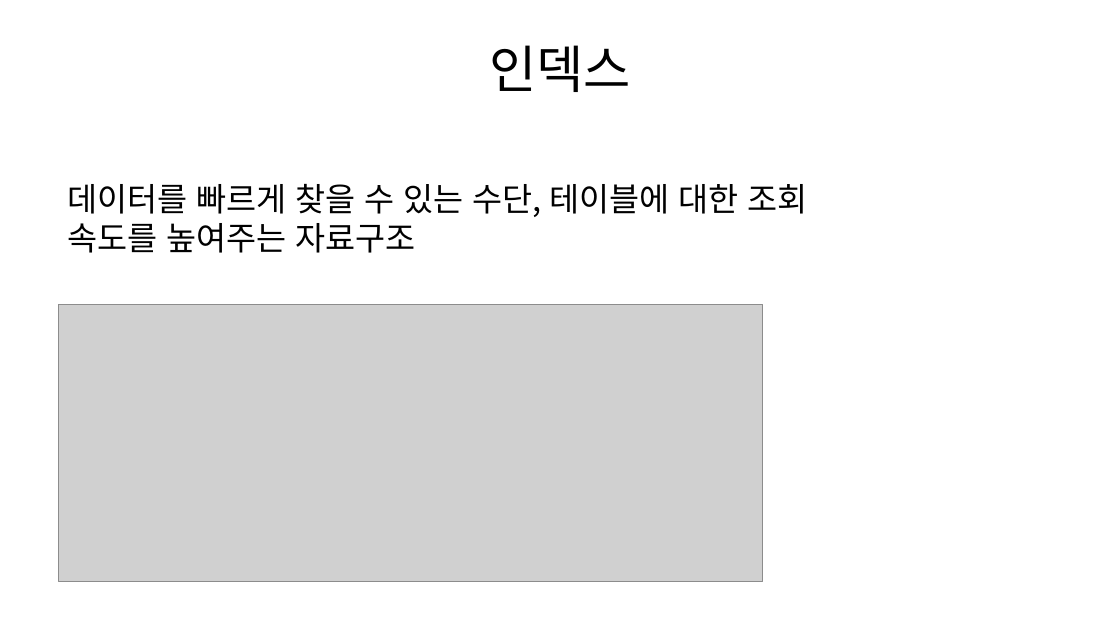
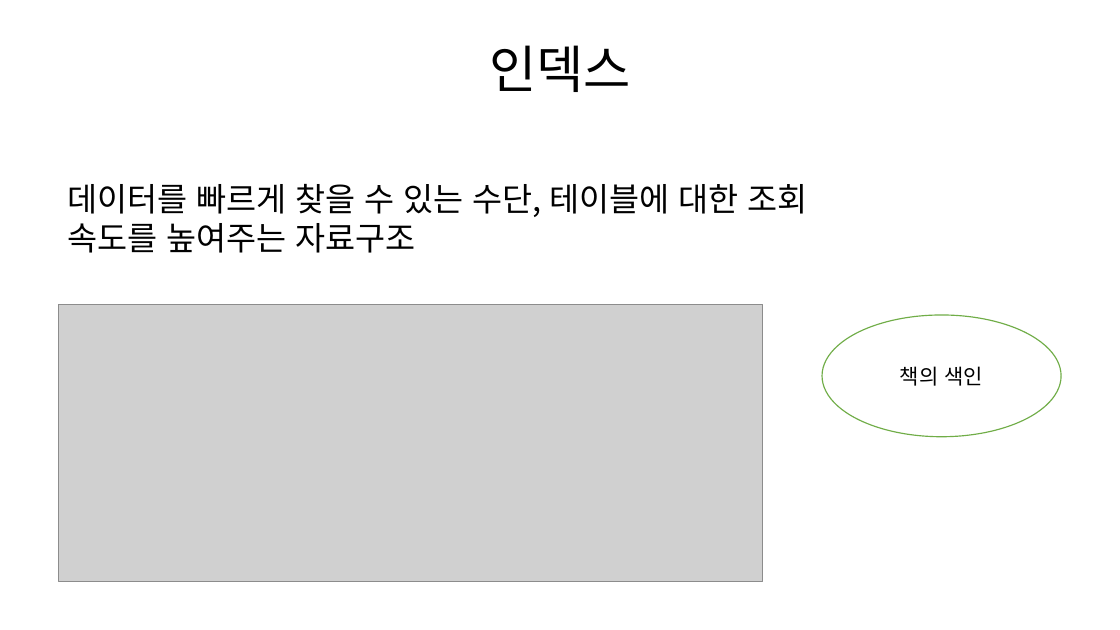
Before and after one commit to cs-study-org/cs-study, a slide deck: slide 6 of 20/beom/DB_Index.pptx (slide 7 before the commit). Drawn at 1120x630 pixels with LibreOffice and Linux fonts; fonts in the diff are those of the drawing; grey boxes stand for pictures. Boxes give left, top, right and bottom in pixels: in the first picture for what was removed or moved away, otherwise in the second. Text is boxed around its words. In the diff, an @@ line names an element or a change of style, - is before the commit and + after.

Commit message:
fix : ppt ver2

```diff
--- a/20/beom/DB_Index.pptx
+++ b/20/beom/DB_Index.pptx
@@ ellipse added at (823,315,1062,437), fill #FFFFFF, outline #70AD47 1 pt, 18 pt, text #000000 @@
+책의 색인
```
Also in this commit, not shown: 6 slides added, 1 slide removed.
